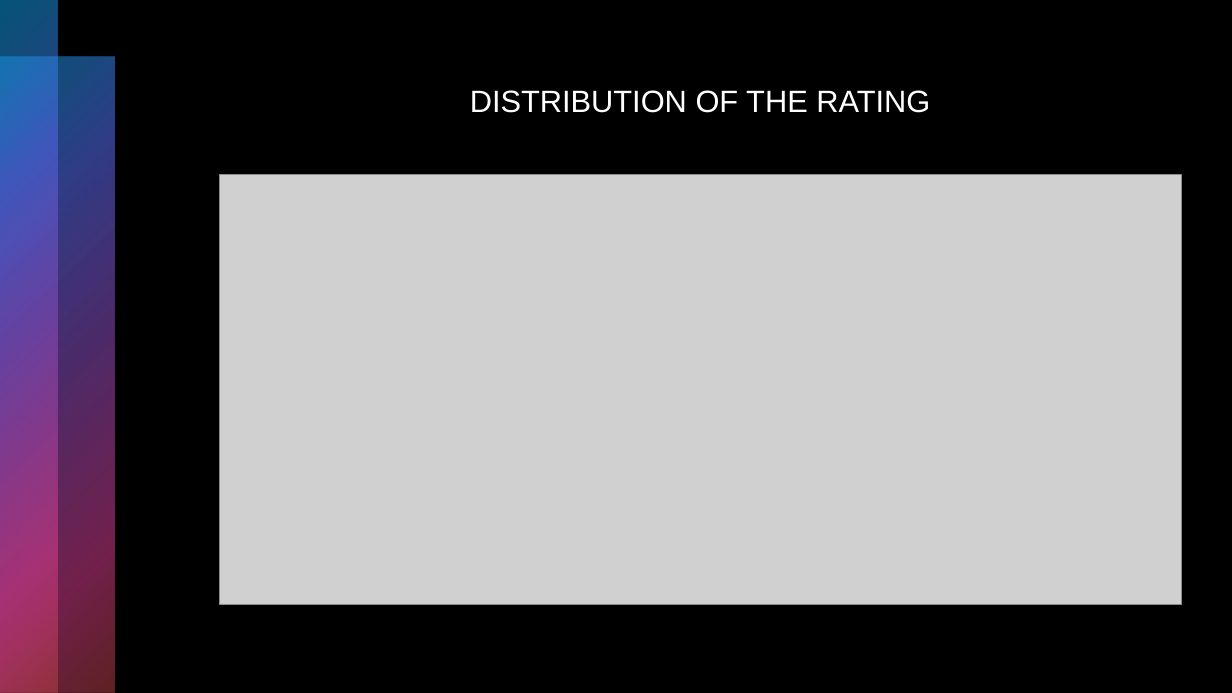
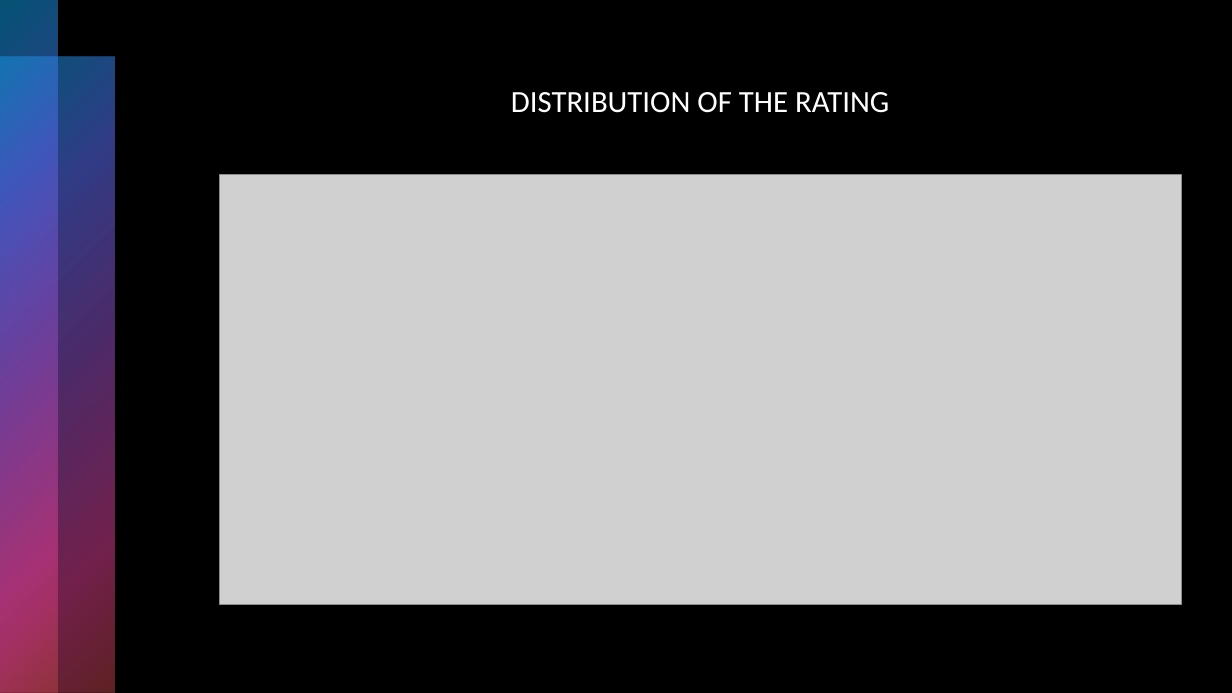
Before and after one commit to Shritej24c/drug_review_NLP, a slide deck: slide 9 of Plots/Drug Review presentation.pptx. Drawn at 1232x693 pixels with LibreOffice and Linux fonts; fonts in the diff are those of the drawing; grey boxes stand for pictures. Boxes give left, top, right and bottom in pixels: in the first picture for what was removed or moved away, otherwise in the second. Text is boxed around its words. In the diff, an @@ line names an element or a change of style, - is before the commit and + after.

```diff
--- a/Plots/Drug Review presentation.pptx
+++ b/Plots/Drug Review presentation.pptx
@@ text "DISTRIBUTION OF THE RATING" at [511,92,889,113]: font Arial to Calibri @@
```
Also in this commit, not shown: 6 other slides changed, 1 slide added, 1 slide removed, 3 other files.
